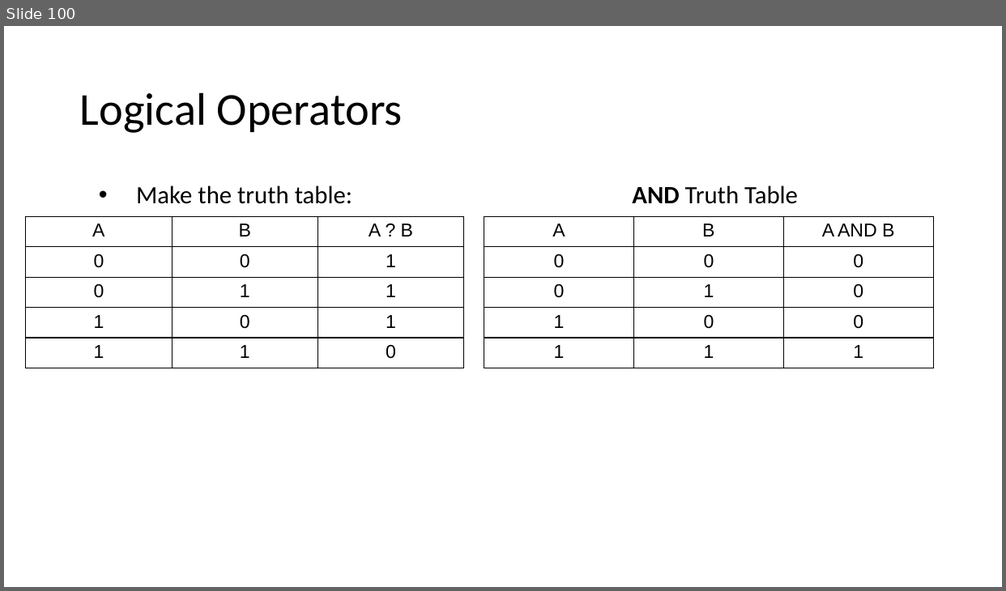
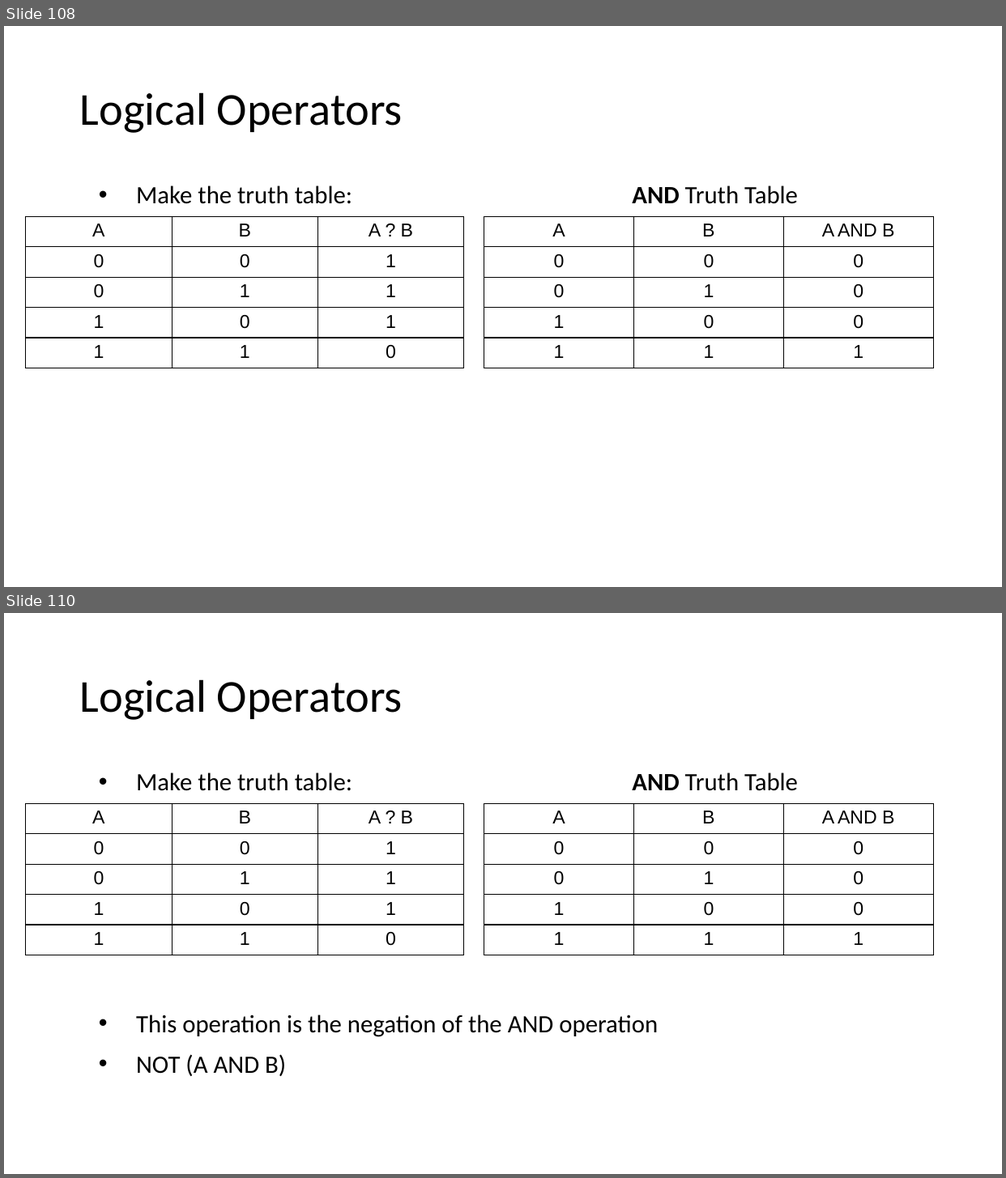
Before and after one commit to MrJoshGross/Course-Curricular-Material, a slide deck: wip/Lecture 2 - Binary, Logic, and Logical Operators.pptx. Shown one above the other, each under a label of ours: slide 100 before the commit, slides 108 and 110 after it; the slides between them are not shown. The pictures are 1006x591 and 1006x1178 pixels, drawn with LibreOffice and Linux fonts; fonts in the diff are those of the drawing. Boxes give left, top, right and bottom in pixels: in the first picture for what was removed or moved away, otherwise in the second. Text is boxed around its words. In the diff, an @@ line names an element or a change of style, - is before the commit and + after.

Commit message:
Update Lecture 2 - Binary, Logic, and Logical Operators.pptx
add truth table construction and de morgan's law

```diff
--- a/wip/Lecture 2 - Binary, Logic, and Logical Operators.pptx
+++ b/wip/Lecture 2 - Binary, Logic, and Logical Operators.pptx
@@ slide 110 added at [4, 613, 1002, 1174], background #FFFFFF @@
@@ title added at [80, 679, 403, 720], 44 pt, text #000000 @@
+Logical Operators
@@ text added at [136, 773, 798, 1076], 24 pt, text #000000 @@
+• Make the truth table: AND Truth Table
+• This operation is the negation of the AND operation
+• NOT (A AND B)
@@ table added at [26, 803, 463, 955], 5 rows, 3 columns @@
+A | B | A ? B
+0 | 0 | 1
+0 | 1 | 1
+1 | 0 | 1
+1 | 1 | 0
@@ table added at [484, 803, 934, 955], 5 rows, 3 columns @@
+A | B | A AND B
+0 | 0 | 0
+0 | 1 | 0
+1 | 0 | 0
+1 | 1 | 1
@@ what was slide 100 is now slide 108 @@
```
Also in this commit, not shown: 4 slides changed, 38 other slides added.
